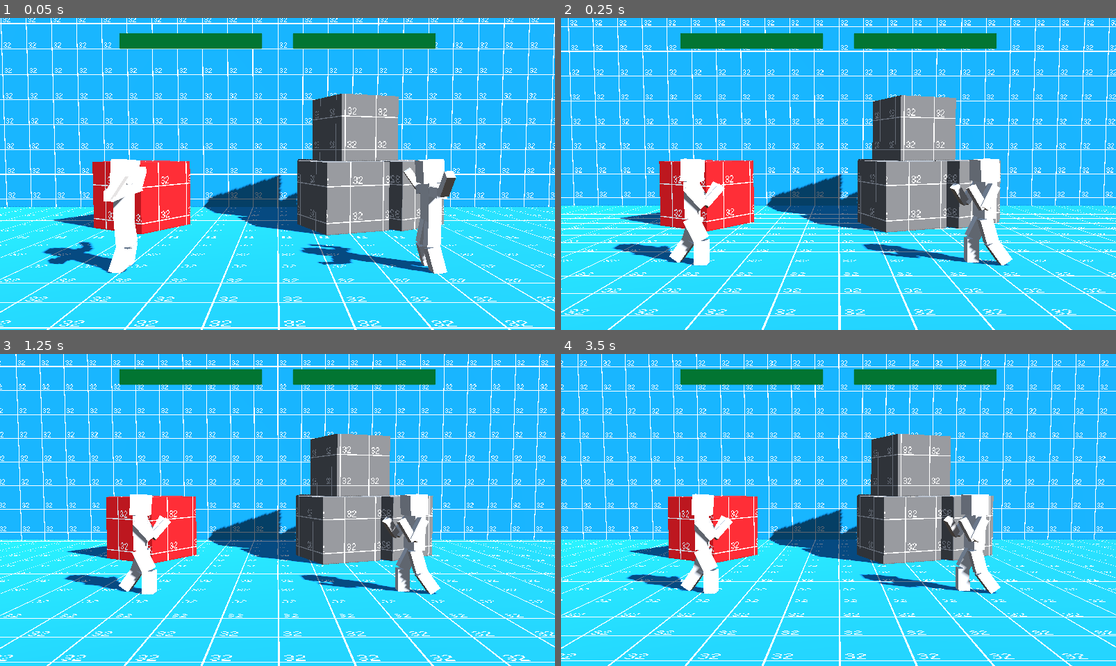
Above: before the commit, frames 1-4 (two rows, left to right).
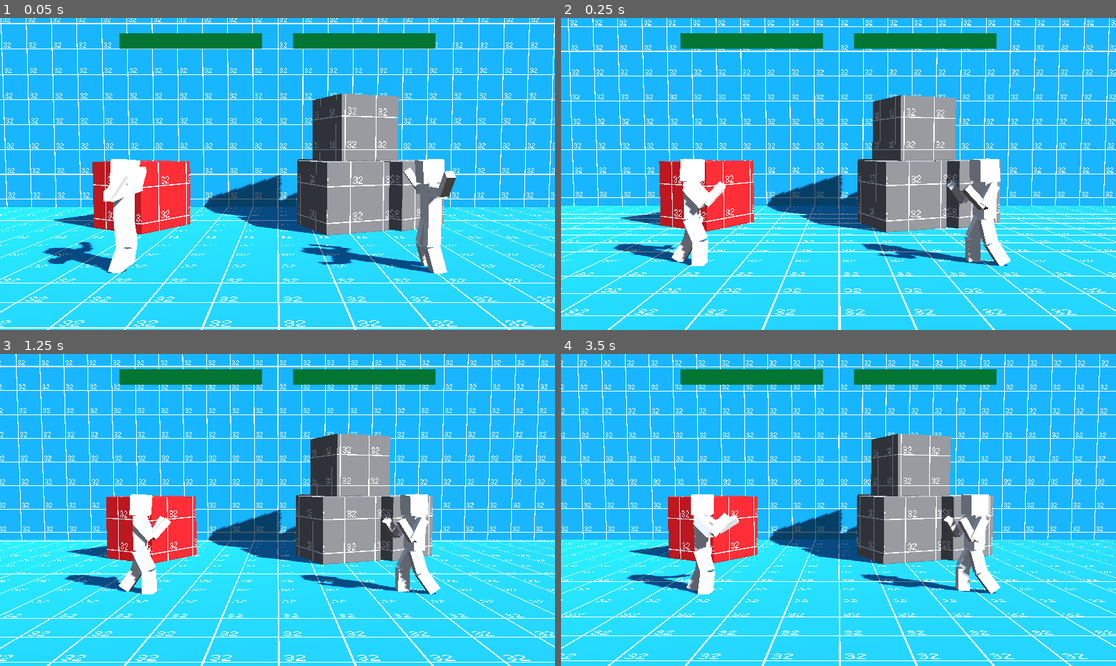
Above: after the commit, the same moments.

Repository: miklaskarjalainen/KioskKnockout
Game: Godot game, scene res://src/scenes/Arena1.tscn
Two runs of this game, one before a commit and one after it. Both use one fixed random seed, a clock stepped at 60 frames per second and the inputs below. This scene is started directly instead of the project's main scene.
Inputs (mouse positions are in pixels of both pictures, inside the frame that each line leads up to):
- Up to frame 1 (0.05 s): no input
- Up to frame 2 (0.25 s): no input
- Up to frame 3 (1.25 s): tap Enter at 0.5 s; move the mouse to (399, 494) at 0.52 s; hold Up (ui_up) from 0.53 s (still down); click (399, 494) at 0.67 s
- Up to frame 4 (3.5 s): release Up (ui_up) at 1.25 s; drag from (727, 525) to (810, 572) at 1.27 s; move the mouse to (894, 441) at 2.02 s; hold Up (ui_up) 2.03-2.75 s; tap Space at 2.75 s; drag from (810, 572) to (672, 463) at 2.77 s

Frame 1 is identical in both runs. In frame 2, 1.0% of the frame differs, in the area x 10-82%, y 44-80%; in frame 3, less than 0.1%; in frame 4, 0.7%.

Commit message:
Added blocking

Diff:
--- a/src/actors/ActionController.gd
+++ b/src/actors/ActionController.gd
@@ -10,6 +10,7 @@
 @onready var player: Player = get_parent()
 @export var anim_controller: AnimationController = null
 @export var ground_cast: RayCast3D = null
+@export var block: BlockController = null
 
 @onready var pos_rhand = Global.find_node_or_null(player, "pos_rhand")
 @onready var pos_lhand = Global.find_node_or_null(player, "pos_lhand")
@@ -66,6 +67,9 @@
 	var buf = _button_buffer.duplicate()
 	_button_buffer.clear()
 
+	if not block.can_move():
+		return
+
 	# TODO: dashes
 	if buf.size() >= 2:
 		if buf[0] == "left" and buf[1] == "left":
@@ -81,7 +85,6 @@
 	if buf.size() >= 2 and buf[1] == "up":
 		normal = "res://src/actors/Attacks/UpperCut.tscn"
 		special = "res://src/actors/Attacks/GroinKick.tscn"
-
 
 	if not player.is_on_floor():
 		normal = ""
--- a/src/actors/AnimationHandler.gd
+++ b/src/actors/AnimationHandler.gd
@@ -4,30 +4,29 @@
 ## automatically.
 class_name AnimationController
 
-const ANIM_BLEND: float = 0.15
+const ANIM_BLEND: float = 0.25
 
 @export var anim: AnimationPlayer = null
 @export var actions: ActionController = null
 @export var controller: PlayerController = null
 @export var health: HealthComponent = null
+@export var block: BlockController = null
 
 func play_action(p_anim: String, p_spd: float):
-	#anim.stop()
 	anim.play(p_anim, ANIM_BLEND, p_spd)
 
 func _ready() -> void:
 	assert(anim, "is null")
 	assert(actions, "is null")
 	assert(controller, "is null")
+	assert(block, "is null")
 	actions.action_started.connect(func(action: String, spd: float):
 		play_action(action, spd)
 	)
 	controller.on_jump.connect(func():
-		#anim.stop()
 		anim.play("jump", ANIM_BLEND)
 	)
 	health.on_died.connect(func():
-		#anim.stop()
 		anim.play("Defeat", ANIM_BLEND)
 	)
 
@@ -44,7 +43,9 @@
 		return
 
 	var target_anim = ""
-	if not actions.player.is_on_floor():
+	if block.is_blocking():
+		target_anim = "Block"
+	elif not actions.player.is_on_floor():
 		target_anim = "inair"
 	elif actions.player.velocity.x > 0.0:
 		if actions.player.is_opponent_on_right():
--- /dev/null
+++ b/src/actors/BlockController.gd
@@ -0,0 +1,84 @@
+extends Node
+class_name BlockController
+
+@onready var player: Player = get_parent()
+@export var action: ActionController = null
+@export var mesh: MeshInstance3D = null
+
+const BLOCK_STARTUP : int = 3
+const BLOCK_RECOVERY: int = 8
+const BLOCK_HEALTH: int = 60
+const RECHARGE_RATE: int = 8
+const DISCHARGE_RATE: int = 5
+const SHIELD_BREAK_STUN: int = 60
+
+var _is_blocking: bool = false
+var _block_health: int = BLOCK_HEALTH
+
+var _startup_timer: int = 0
+var _recovery_timer: int = 0
+var _recharge_timer: int = 0
+var _discharge_timer: int = 0
+
+func damage(dmg: int):
+	_block_health -= dmg
+	if _block_health <= 0:
+		player.Controller.set_hitstun(SHIELD_BREAK_STUN)
+		_block_health = 1
+
+func is_blocking() -> bool:
+	return _is_blocking
+
+func can_move() -> bool:
+	return _startup_timer == 0 and _recovery_timer == 0 and not _is_blocking
+
+func _set_block_state(state: bool):
+	_is_blocking = state
+	mesh.visible = state
+
+func _ready() -> void:
+	assert(mesh)
+	assert(action)
+
+	mesh.visible = false
+
+func _discharge_shield():
+	if not is_blocking():
+		return
+
+	_discharge_timer += 1
+	if _discharge_timer >= DISCHARGE_RATE:
+		_discharge_timer -= RECHARGE_RATE
+		damage(1)
+
+func _recharge_shield():
+	if _block_health >= BLOCK_HEALTH or is_blocking():
+		return
+
+	_recharge_timer += 1
+	if _recharge_timer >= RECHARGE_RATE:
+		_recharge_timer -= RECHARGE_RATE
+		_block_health += 1
+
+func _physics_process(delta: float) -> void:
+	_recharge_shield()
+	_discharge_shield()
+
+	if Input.is_action_pressed(player.InputDown) and player.is_on_floor() and _recovery_timer == 0 and _startup_timer == 0 and not is_blocking():
+		_startup_timer = BLOCK_STARTUP
+		_recovery_timer = 0
+	if not Input.is_action_pressed(player.InputDown) and _recovery_timer == 0 and is_blocking():
+		_recovery_timer = BLOCK_RECOVERY
+		_startup_timer = 0
+		_set_block_state(false)
+
+	if _startup_timer > 0:
+		_startup_timer -= 1
+		if _startup_timer == 0 and Input.is_action_pressed(player.InputDown):
+			_set_block_state(true)
+
+	if _recovery_timer > 0:
+		_recovery_timer -= 1
+
+
+	mesh.scale = Vector3(1.0,1.0,1.0) / (BLOCK_HEALTH/float(_block_health))
--- a/src/actors/Player.gd
+++ b/src/actors/Player.gd
@@ -6,6 +6,7 @@
 @onready var Model: Node3D = $player_model
 @onready var Health: HealthComponent = $HealthComponent
 @onready var Controller: PlayerController = $PlayerController
+@onready var Block: BlockController = $BlockController
 
 @export var PlayerIndex := 0 # 0 is first player, 1 is second player
 @export var Opponent: Player = null
@@ -37,6 +38,15 @@
 	return Opponent.global_position.x > global_position.x
 
 func damage(dmg: int, knockback_amount: Vector2, knockback_duration: int, hitstun: int):
+	if Block.is_blocking():
+		Block.damage(dmg)
+		# 10% of damage and  atleast 1.
+		dmg = max(dmg * 0.10, 1)
+		knockback_amount *= 0.10
+		Health.damage(dmg)
+		Controller.apply_knockback(knockback_amount, knockback_duration)
+		return
+
 	Health.damage(dmg)
 	Controller.apply_knockback(knockback_amount, knockback_duration)
 	Controller.set_hitstun(hitstun)
--- a/src/actors/Player.tscn
+++ b/src/actors/Player.tscn
@@ -6,10 +6,18 @@
 [ext_resource type="PackedScene" uid="uid://c2uuuowdqrphi" path="res://assets/characters/generic.gltf" id="3_bcynx"]
 [ext_resource type="Script" path="res://src/actors/ActionController.gd" id="3_t468b"]
 [ext_resource type="Script" path="res://src/actors/HealthComponent.gd" id="4_qrskp"]
+[ext_resource type="Script" path="res://src/actors/BlockController.gd" id="6_fwpic"]
 
 [sub_resource type="CapsuleShape3D" id="CapsuleShape3D_rw8oh"]
 
-[sub_resource type="CapsuleMesh" id="CapsuleMesh_4rug2"]
+[sub_resource type="StandardMaterial3D" id="StandardMaterial3D_xdqn2"]
+transparency = 1
+albedo_color = Color(0, 0.55, 1, 0.45098)
+
+[sub_resource type="SphereMesh" id="SphereMesh_wklba"]
+material = SubResource("StandardMaterial3D_xdqn2")
+radius = 0.75
+height = 1.5
 
 [node name="Player" type="CharacterBody3D"]
 collision_layer = 2
@@ -19,30 +27,37 @@
 transform = Transform3D(1, 0, 0, 0, 1, 0, 0, 0, 1, 0, 0.993321, 0)
 shape = SubResource("CapsuleShape3D_rw8oh")
 
-[node name="MeshInstance3D" type="MeshInstance3D" parent="."]
-transform = Transform3D(1, 0, 0, 0, 1, 0, 0, 0, 1, 0, 1.00816, 0)
-visible = false
-mesh = SubResource("CapsuleMesh_4rug2")
-
-[node name="ActionController" type="Node" parent="." node_paths=PackedStringArray("anim_controller", "ground_cast")]
+[node name="ActionController" type="Node" parent="." node_paths=PackedStringArray("anim_controller", "ground_cast", "block")]
 script = ExtResource("3_t468b")
 anim_controller = NodePath("../AnimationHandler")
 ground_cast = NodePath("../GroundCloseness")
+block = NodePath("../BlockController")
 
-[node name="AnimationHandler" type="Node" parent="." node_paths=PackedStringArray("anim", "actions", "controller", "health")]
+[node name="AnimationHandler" type="Node" parent="." node_paths=PackedStringArray("anim", "actions", "controller", "health", "block")]
 script = ExtResource("2_bt2ar")
 anim = NodePath("../player_model/AnimationPlayer")
 actions = NodePath("../ActionController")
 controller = NodePath("../PlayerController")
 health = NodePath("../HealthComponent")
+block = NodePath("../BlockController")
 
-[node name="PlayerController" type="Node" parent="." node_paths=PackedStringArray("player", "actions")]
+[node name="PlayerController" type="Node" parent="." node_paths=PackedStringArray("player", "actions", "block")]
 script = ExtResource("2_rcsg1")
 player = NodePath("..")
 actions = NodePath("../ActionController")
+block = NodePath("../BlockController")
 
 [node name="HealthComponent" type="Node" parent="."]
 script = ExtResource("4_qrskp")
+
+[node name="BlockController" type="Node" parent="." node_paths=PackedStringArray("action", "mesh")]
+script = ExtResource("6_fwpic")
+action = NodePath("../ActionController")
+mesh = NodePath("../block_mesh")
+
+[node name="block_mesh" type="MeshInstance3D" parent="."]
+transform = Transform3D(1, 0, 0, 0, 1, 0, 0, 0, 1, 0, 1.00816, 0)
+mesh = SubResource("SphereMesh_wklba")
 
 [node name="GroundCloseness" type="RayCast3D" parent="."]
 editor_description = "Used for jump special, cannot collide with env to allow special to work"
@@ -58,16 +73,16 @@
 transform = Transform3D(0.996195, -0.0871558, 0, 0.0871558, 0.996195, 0, 0, 0, 1, -0.0078125, 0.1875, 0)
 
 [node name="LArm2" parent="player_model/Node/Humanoid/Torso" index="2"]
-transform = Transform3D(-0.023456, -0.886167, -0.462773, 0.0386909, 0.461749, -0.886167, 0.998976, -0.038691, 0.0234558, -0.015625, 0.109375, 0.171875)
+transform = Transform3D(-0.234212, -0.0472106, -0.971039, -0.00895491, 0.998883, -0.0464044, 0.972144, -0.00217288, -0.234373, -0.015625, 0.109375, 0.171875)
 
 [node name="LEblow" parent="player_model/Node/Humanoid/Torso/LArm2" index="1"]
-transform = Transform3D(0.996195, 1.49012e-08, -0.0871557, 0.0754791, -0.5, 0.86273, -0.0435779, -0.866025, -0.498097, -0.0015625, -0.0078125, 0.203125)
+transform = Transform3D(0.955485, -0.134733, -0.262482, 0.28866, 0.242849, 0.926121, -0.0610356, -0.960661, 0.270931, -0.0015625, -0.0078125, 0.203125)
 
 [node name="RArm2" parent="player_model/Node/Humanoid/Torso" index="3"]
-transform = Transform3D(0.152779, -0.766321, 0.624029, -0.137764, 0.608761, 0.781301, -0.978611, -0.205335, -0.012566, -0.015625, 0.109375, -0.171875)
+transform = Transform3D(-0.149924, 0.0286261, 0.988284, -0.168075, 0.984294, -0.0540078, -0.974307, -0.174203, -0.142758, -0.015625, 0.109375, -0.171875)
 
 [node name="RElbow" parent="player_model/Node/Humanoid/Torso/RArm2" index="1"]
-transform = Transform3D(0.843391, 0.0468288, 0.535255, 0.536788, -0.11689, -0.835581, 0.0234367, 0.99204, -0.123721, -0.0015625, -0.0015625, -0.203125)
+transform = Transform3D(0.843391, -0.248097, 0.476591, 0.536788, 0.350373, -0.767527, 0.0234366, 0.903153, 0.428678, -0.0015625, -0.0015625, -0.203125)
 
 [node name="LLeg" parent="player_model/Node/Humanoid" index="1"]
 transform = Transform3D(0.953717, -0.300706, 0, 0.300706, 0.953717, 0, 0, 0, 1, 0, -0.28125, 0.0625)
--- a/src/actors/PlayerController.gd
+++ b/src/actors/PlayerController.gd
@@ -10,10 +10,13 @@
 
 @export var player: Player = null
 @export var actions: ActionController = null
+@export var block: BlockController = null
 
 @export var MoveSpeed: float = 3.4
 @export var JumpVelocity: float = 13.2
 @export var JumpHoldStr: float = 18.5
+
+var is_blocking := true
 
 var _hitstun_timer   : int = 0 # How many frames left.
 var _knockback_timer : int = 0 # How many frames left.
@@ -52,8 +55,6 @@
 			player.velocity.x = input_dir * (MoveSpeed * BACK_PEDAL_MULTIPLIER)
 		else:
 			player.velocity.x = input_dir * MoveSpeed
-	else:
-		player.velocity.x = 0.0
 
 func _air_movement(delta: float):
 	if Input.is_action_pressed(player.InputJump) and player.velocity.y > 5.0:
@@ -83,9 +84,10 @@
 		player.velocity.x = _knockback_amount.x
 		player.velocity.y = _knockback_amount.y
 	elif is_hitstun():
-		# What to do when hitstun
 		_do_gravity(delta)
 	elif actions.is_performing_action():
+		_do_gravity(delta)
+	elif not block.can_move():
 		_do_gravity(delta)
 	else:
 		# Normal movement
@@ -93,7 +95,7 @@
 		if Input.is_action_just_pressed(player.InputJump):
 			_jump_buffer = JUMP_BUFFER_FRAMES
 		if is_grounded():
-				_ground_movement(delta)
+			_ground_movement(delta)
 		else:
 			_air_movement(delta)
 
Not shown: 1 places in src/actors/Player.tscn that only renumber resources
